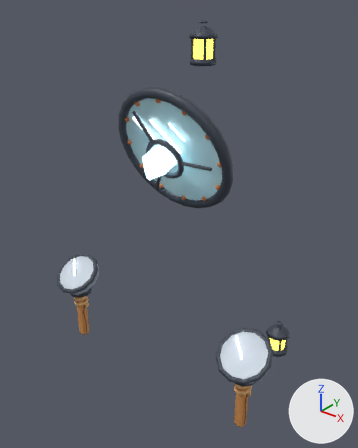
Before and after pictures for a commit that changed the FBX model store-assets/buildings/SunMirrorTower/fbx/SunMirrorTower_T1_Upgrades.fbx.
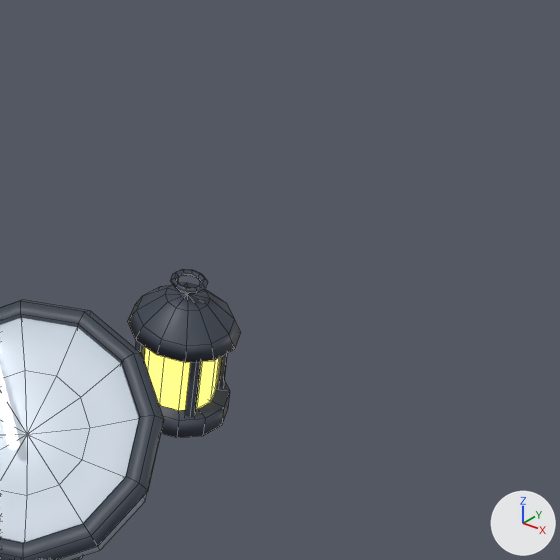
Old and new are each drawn whole from a camera (50 mm lens) standing at (6.35, -8.23, 9.36) and looking at (0.0, -0.3, 4.44) and again close up on the part from 67% to 100% of the width and 59% to 86% of the height. Lighting does not change. The marker at lower right points along +X, +Y and +Z. The older version's two pictures come first. The close-ups show mesh edges as thin lines.

Objects in the first close-up: 'SunMirrorTowerT1U2Beacon2', 'SunMirrorTowerT1U2Beacon2Glow', 'SunMirrorTowerT1U3Tracker2', 'SunMirrorTowerT1U3Tracker2Glow'.
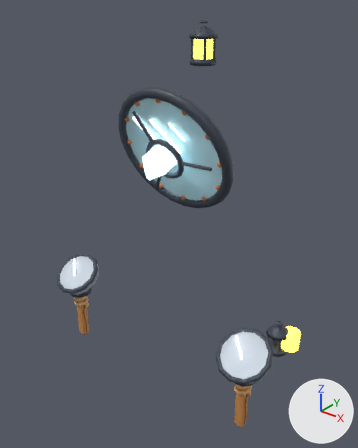
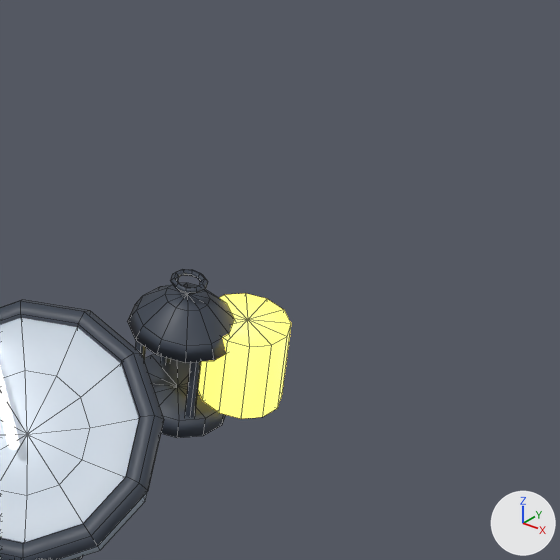
The newer file is also rescaled (x0.219), turned or shifted as a whole; pictures and numbers use the older file's frame.

Changed parts and their boxes [x1, y1, x2, y2] in the close-ups (560 x 560 px):
```json
{"object": "SunMirrorTowerT1U2Beacon2Glow", "change": "moved, rescaled", "before": [144, 348, 219, 410], "after": [198, 293, 291, 419]}
```

The change, as JSON lines over the scene's bpy script:
```json
{"op": "set", "path": "ob_sunmirrortowert1u2beacon2glow.location", "old": "(0.0, 0.0, 0.0)", "new": "(0.0, 0.001, -0.14)"}
{"op": "set", "path": "ob_sunmirrortowert1u2beacon2glow.scale", "old": "(1.0, 1.0, 1.0)", "new": "(1.14, 1.14, 1.14)"}
```
